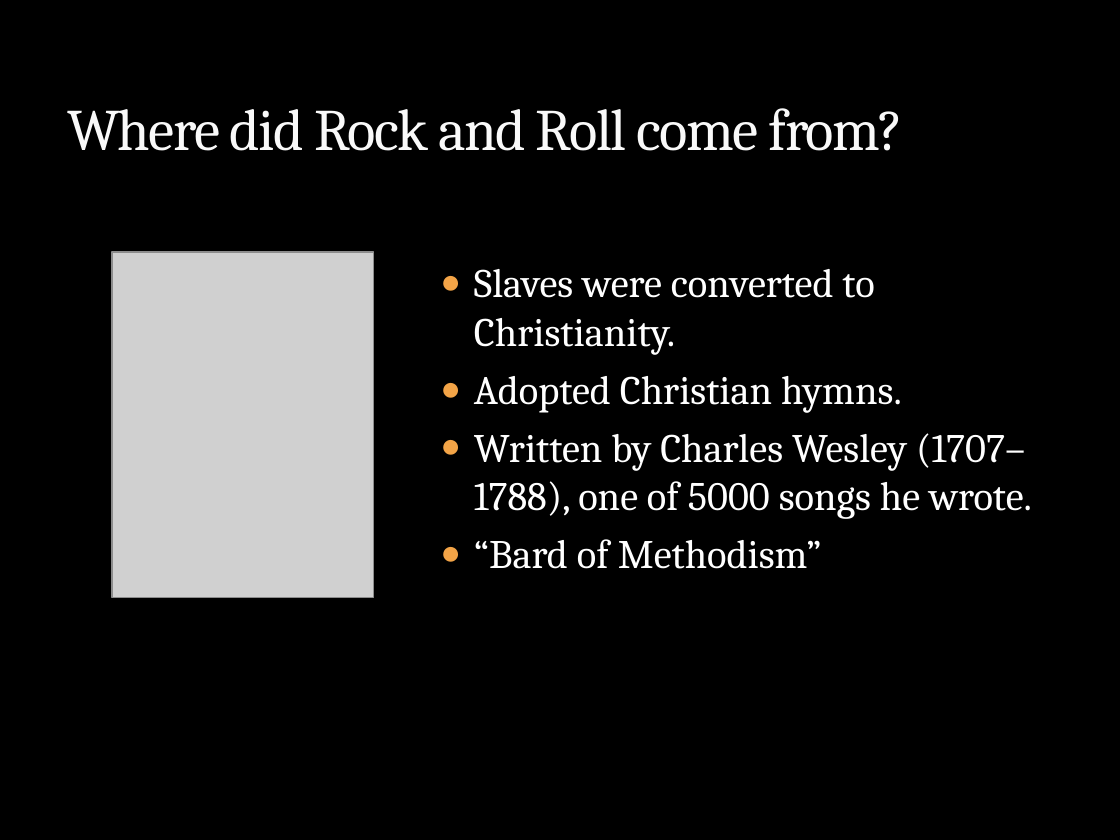
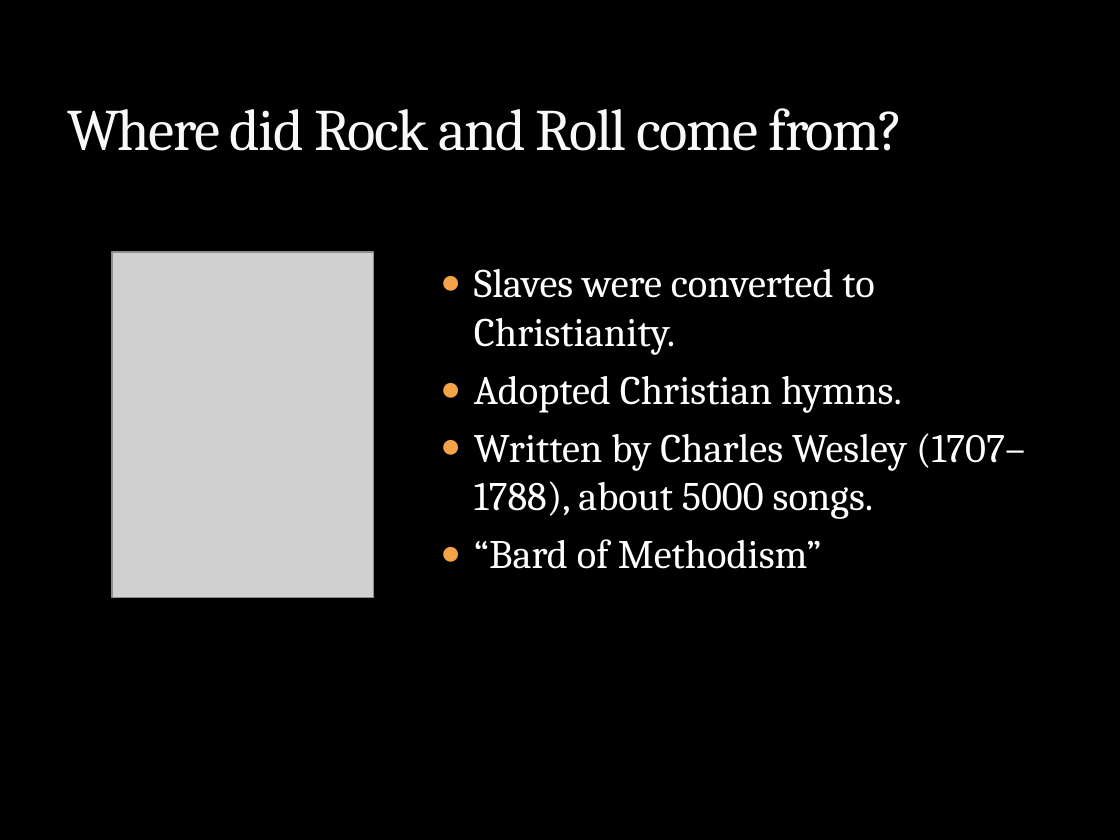
Before and after one commit to mrbaker1917/website, a slide deck: slide 6 of HSTR121/ppts/History_Rock_Intro.pptx. Drawn at 1120x840 pixels with LibreOffice and Linux fonts; fonts in the diff are those of the drawing; grey boxes stand for pictures; background and template pictures are left out. Boxes give left, top, right and bottom in pixels: in the first picture for what was removed or moved away, otherwise in the second. Text is boxed around its words. In the diff, an @@ line names an element or a change of style, - is before the commit and + after.

```diff
--- a/HSTR121/ppts/History_Rock_Intro.pptx
+++ b/HSTR121/ppts/History_Rock_Intro.pptx
@@ text at [474, 433, 1025, 519]: text changed @@
-● Written by Charles Wesley (1707–1788), one of 5000 songs he wrote.
+● Written by Charles Wesley (1707–1788), about 5000 songs.
```
Also in this commit, not shown: 3 other slides changed.
